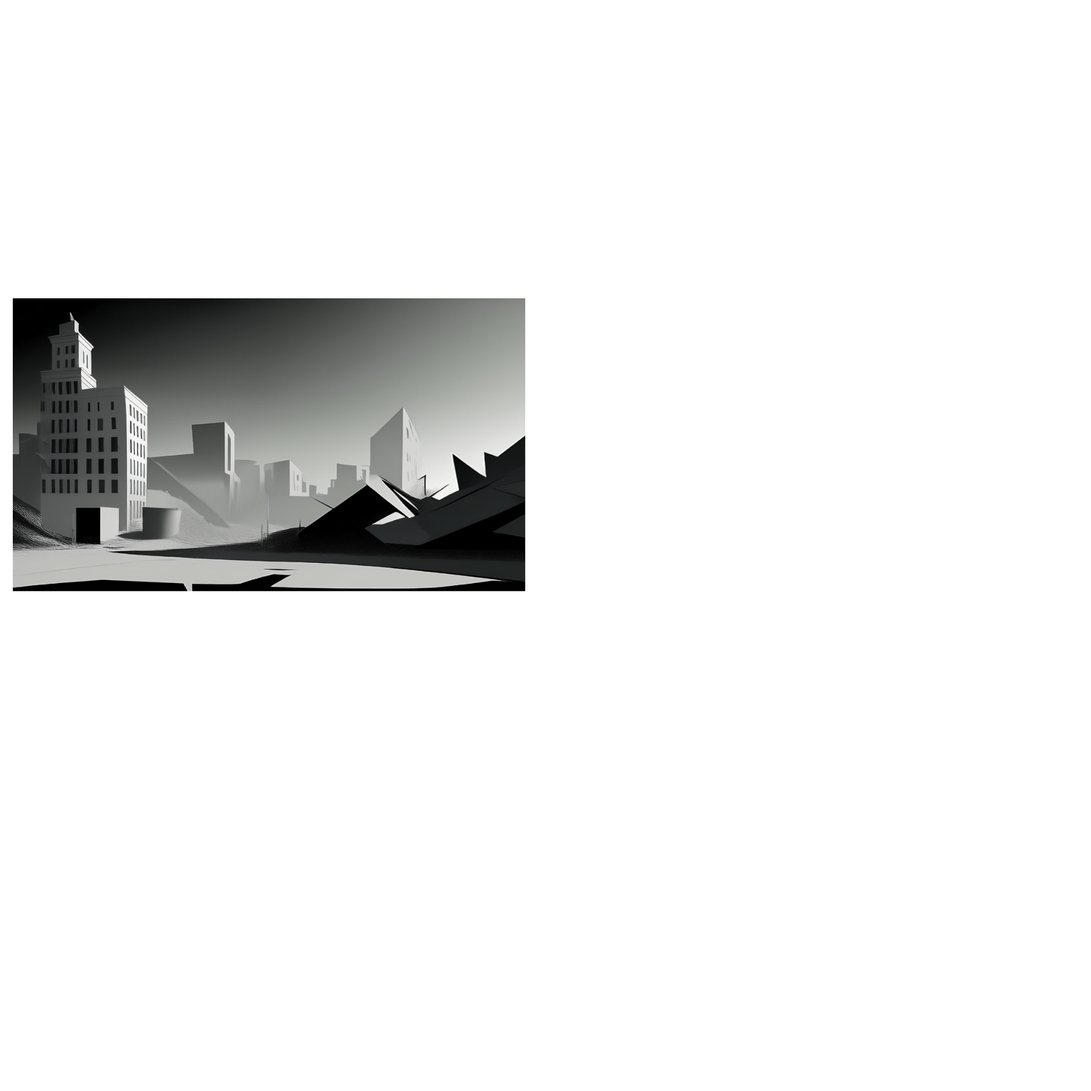
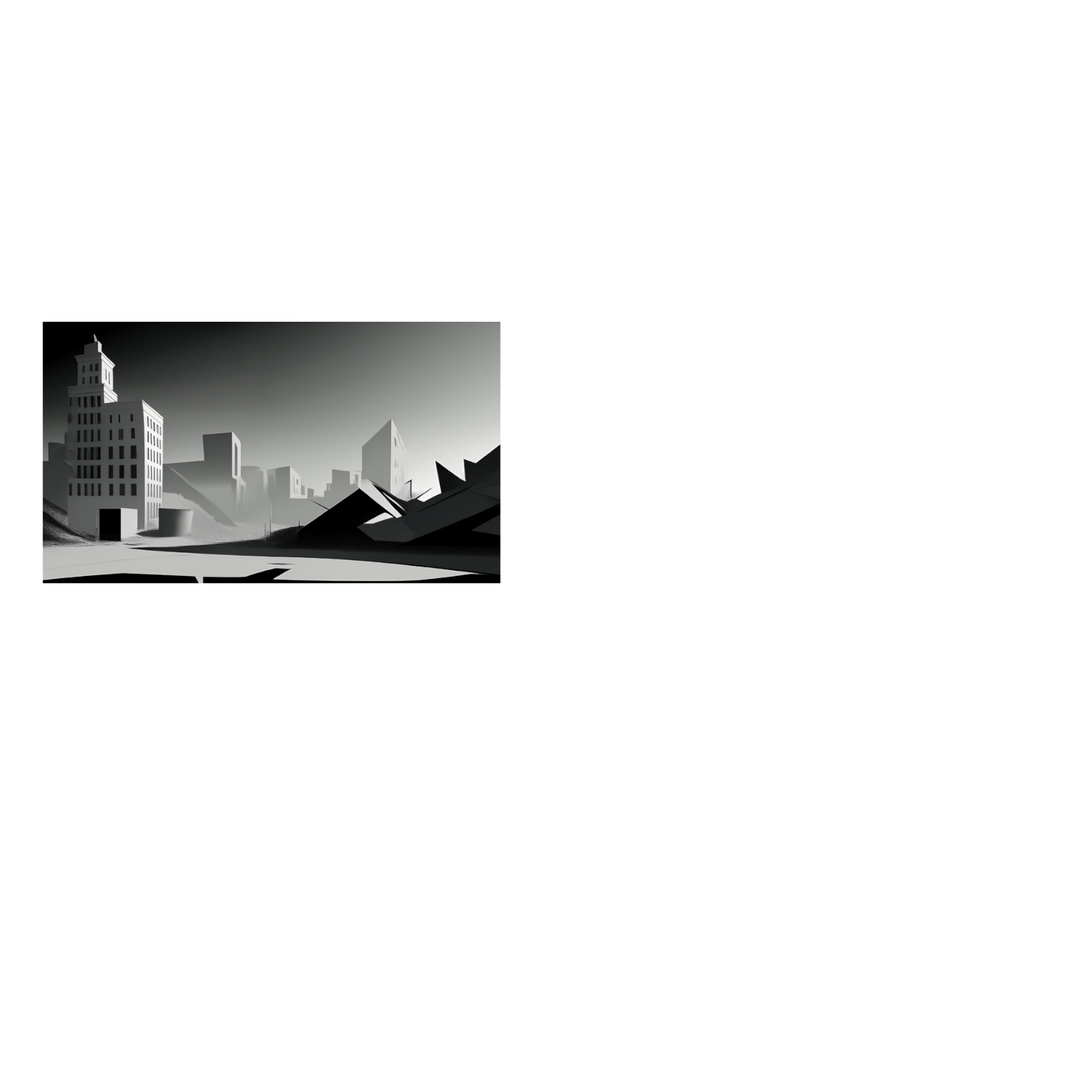
Before/after of a 1091px x 1091px layered artwork. What changed in the layer stack:
painted on "Img_Comic_Panel_1_V4_Blank.jpg" over [12, 298, 526, 592]
